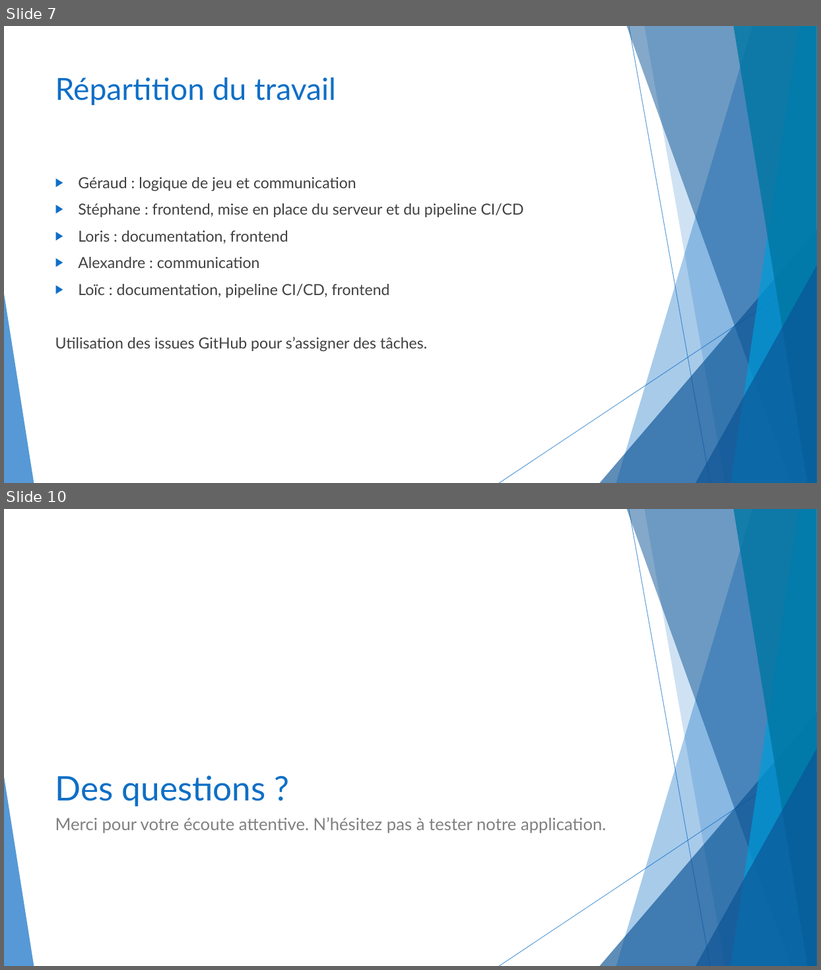
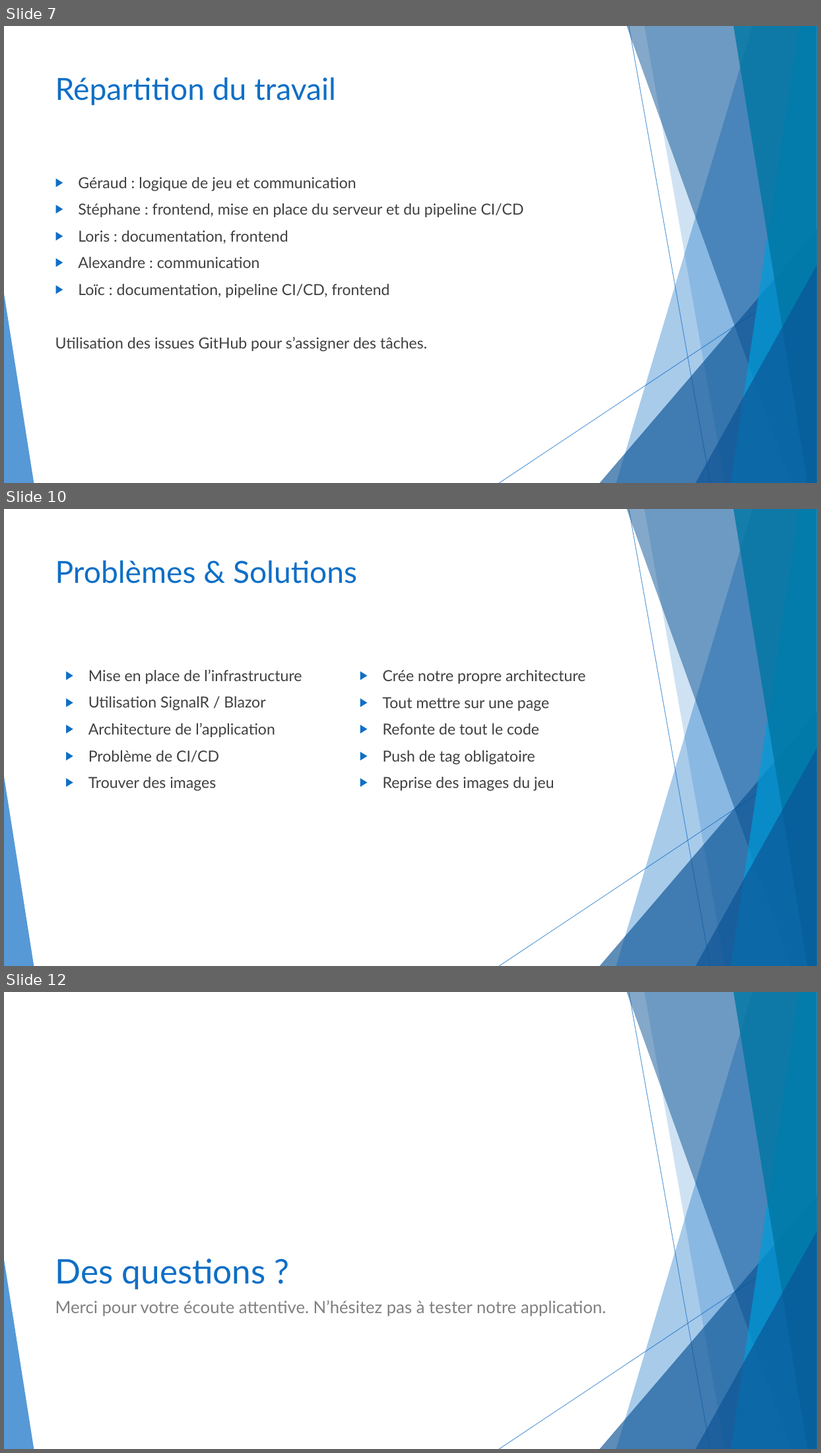
Before and after one commit to CeKonVeu/KingSkullClassicOnline, a slide deck: doc/King Skull Classic Online.pptx. Shown one above the other, each under a label of ours: slides 7 and 10 before the commit, slides 7, 10 and 12 after it; the slides between them are not shown. The pictures are 821x970 and 821x1453 pixels, drawn with LibreOffice and Linux fonts; fonts in the diff are those of the drawing. Boxes give left, top, right and bottom in pixels: in the first picture for what was removed or moved away, otherwise in the second. Text is boxed around its words. In the diff, an @@ line names an element or a change of style, - is before the commit and + after.

Commit message:
Mise a jour de la présentation

```diff
--- a/doc/King Skull Classic Online.pptx
+++ b/doc/King Skull Classic Online.pptx
@@ slide 10 added at box(4, 509, 817, 966), background #FFFFFF; not listed: 10 template elements that a slide beside it also shows @@
@@ title added at box(55, 560, 357, 584), 36 pt, text #0F6FC6 @@
+Problèmes & Solutions
@@ text added at box(88, 669, 302, 791), 18 pt, text #404040 @@
+▶ Mise en place de l’infrastructure
+▶ Utilisation SignalR / Blazor
+▶ Architecture de l’application
+▶ Problème de CI/CD
+▶ Trouver des images
@@ text added at box(383, 670, 586, 791), 18 pt, text #404040 @@
+▶ Crée notre propre architecture
+▶ Tout mettre sur une page
+▶ Refonte de tout le code
+▶ Push de tag obligatoire
+▶ Reprise des images du jeu
@@ what was slide 10 is now slide 12 @@
```
Also in this commit, not shown: 4 slides changed, 1 other slide added.
